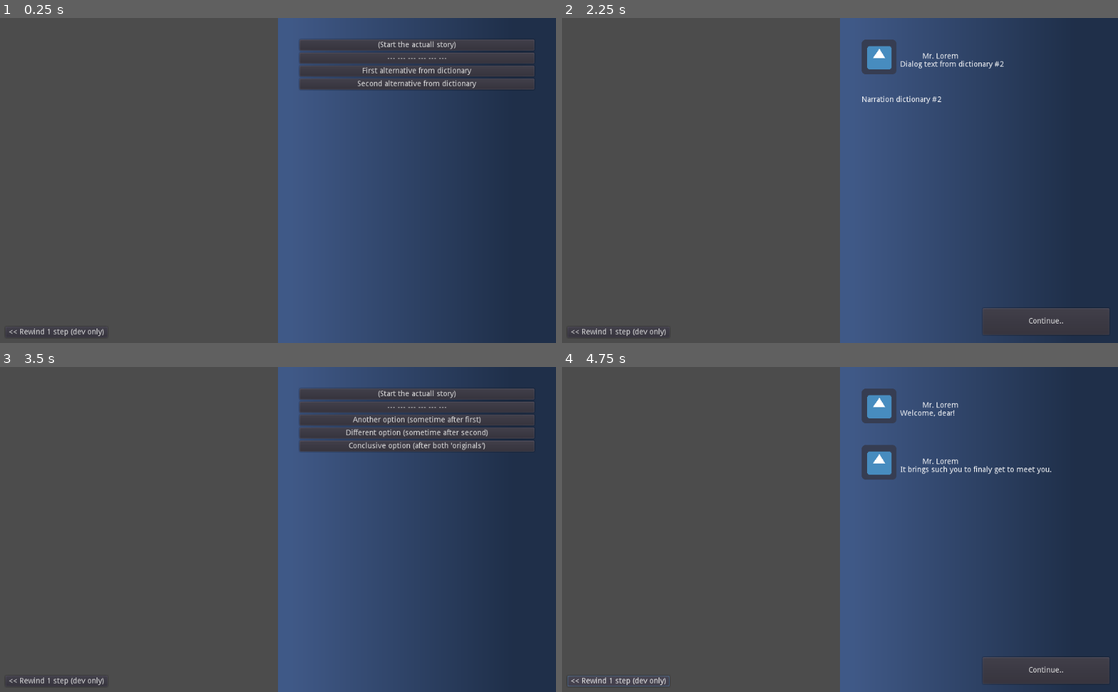
Above: before the commit, frames 1-4 (two rows, left to right).
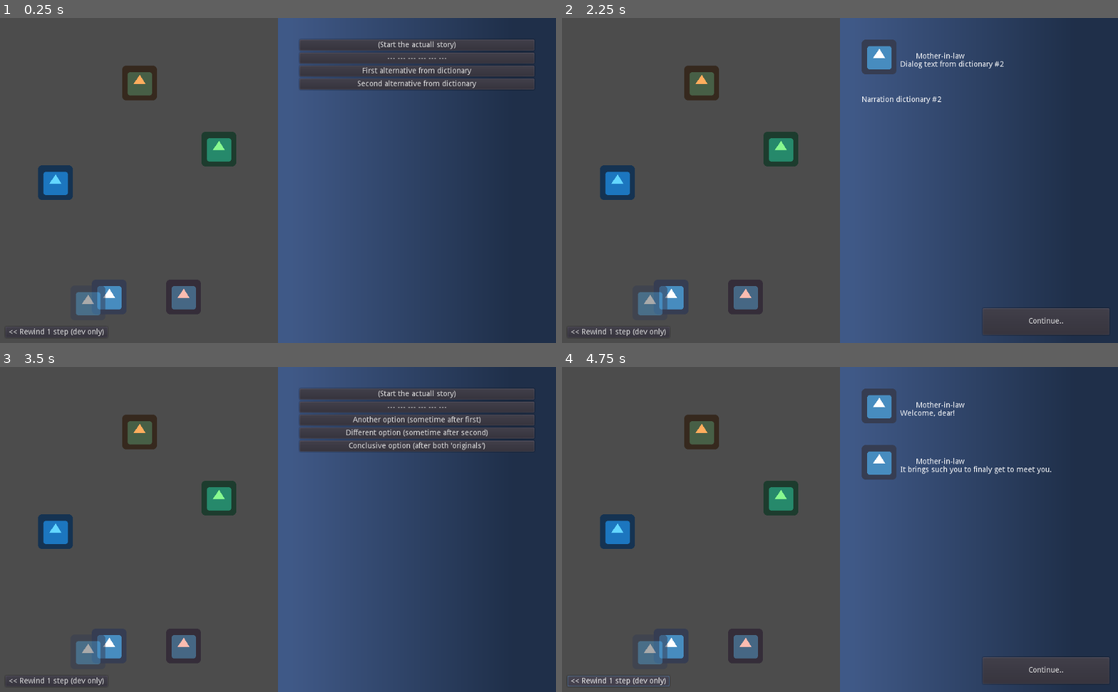
Above: after the commit, the same moments.

Repository: jordgubben/gw24-fam-andersson
Game: Godot game, scene res://FamilyDinner.tscn
Same seed, same stepped clock (60 frames per second), same inputs: the game is played once before the commit and once after it. The engine's default icon, where the game draws it, is replaced by a stand-in: a white triangle on a blue panel in a dark square.
Inputs:
- Up to frame 1 (0.25 s): no input
- Up to frame 2 (2.25 s): click "First alternative from dictio…" at 0.5 s; click "Continue.." at 1.25 s; click "Second alternative from dicti…" at 2 s
- Up to frame 3 (3.5 s): click "Continue.." at 2.75 s
- Up to frame 4 (4.75 s): click "(Start the actuall story)" at 3.5 s; click "<< Rewind 1 step (dev only)" at 4.25 s

The runs differ from the first frame. In frame 1, 2.9% of the frame differs, in the area x 6-43%, y 14-92%; in frame 2, 3.0%; in frame 3, 2.9%; in frame 4, 3.1%, in the area x 6-73%, y 10-92%.

Commit message:
Display speaker names

Diff:
--- a/FamilyDinner.gd
+++ b/FamilyDinner.gd
@@ -101,7 +101,7 @@
 	"---": ConversationSegment.new("--- --- --- --- --- ---", [	], [	]),
 
 	"#1": ConversationSegment.new("First alternative from dictionary", [], [
-		{"speaker": "Godot mascot", "text": "Dialog text from dictionary #1"},
+		{"speaker": "father-in-law", "text": "Dialog text from dictionary #1"},
 		{"text": "Narration dictionary #1"},
 	]),
 	"#1a": ConversationSegment.new("Another option (sometime after first)", [
@@ -110,7 +110,7 @@
 		{"text": "Follow up on #1"},
 	]),
 	"#2": ConversationSegment.new("Second alternative from dictionary", [], [
-		{"speaker": "Godot mascot", "text": "Dialog text from dictionary #2"},
+		{"speaker": "mother-in-law", "text": "Dialog text from dictionary #2"},
 		{"text": "Narration dictionary #2"},
 	]),
 	"#2a": ConversationSegment.new("Different option (sometime after second)", [
@@ -157,10 +157,14 @@
 	# Hide options
 	_options_panel.visible = false
 
+	var speakers = {}
+	for c in $dining_room_occupants.get_children():
+		speakers[c.name] = c
+
 	# Present narrative pannel
 	_narrative_panel.clear();
 	var segment:ConversationSegment = _potential_conversations[key]
-	segment.present(_narrative_panel)
+	segment.present(speakers, _narrative_panel)
 	_narrative_panel.visible = true
 
 	# Record as passed conversation
@@ -211,11 +215,15 @@
 		#
 		return false
 
-	func present(out):
+	func present(speakers, out):
 		for el in self.narrative:
 			match el:
-				{"text": var text, "speaker": var speaker}:
-					out.queue_dialouge(speaker, text)
+				{"text": var text, "speaker": var speaker_id}:
+					if speaker_id in speakers:
+						var speaker = speakers[speaker_id]
+						out.queue_dialouge(speaker, text)
+					else:
+						printerr("Unknown speaker: ", speaker_id)
 
 				{"text": var text}:
 					out.queue_narration(text)
--- a/FamilyDinner.tscn
+++ b/FamilyDinner.tscn
@@ -1,11 +1,56 @@
-[gd_scene load_steps=4 format=2]
+[gd_scene load_steps=6 format=2]
 
 [ext_resource path="res://FamilyDinner.gd" type="Script" id=1]
 [ext_resource path="res://ui/OptionsPanel.tscn" type="PackedScene" id=2]
 [ext_resource path="res://ui/NarrativePanel.tscn" type="PackedScene" id=3]
+[ext_resource path="res://icon.png" type="Texture" id=4]
+[ext_resource path="res://Person.gd" type="Script" id=5]
 
 [node name="FamilyDinner" type="Node2D"]
 script = ExtResource( 1 )
+
+[node name="dining_room_occupants" type="Node" parent="."]
+
+[node name="mother-in-law" type="Sprite" parent="dining_room_occupants"]
+modulate = Color( 0.392157, 0.843137, 1, 1 )
+position = Vector2( 102, 304 )
+texture = ExtResource( 4 )
+script = ExtResource( 5 )
+speaker_name = "Mother-in-law"
+
+[node name="sister-in-law" type="Sprite" parent="dining_room_occupants"]
+modulate = Color( 0.533333, 0.976471, 0.560784, 1 )
+position = Vector2( 403, 242 )
+texture = ExtResource( 4 )
+script = ExtResource( 5 )
+speaker_name = "Sister-in-law"
+
+[node name="significant_other" type="Sprite" parent="dining_room_occupants"]
+modulate = Color( 0.984314, 0.737255, 0.690196, 1 )
+position = Vector2( 338, 515 )
+texture = ExtResource( 4 )
+script = ExtResource( 5 )
+speaker_name = "Significant other"
+
+[node name="father-in-law" type="Sprite" parent="dining_room_occupants"]
+modulate = Color( 1, 0.678431, 0.364706, 1 )
+position = Vector2( 257, 120 )
+texture = ExtResource( 4 )
+script = ExtResource( 5 )
+speaker_name = "Father in law"
+
+[node name="me" type="Sprite" parent="dining_room_occupants"]
+position = Vector2( 201, 515 )
+texture = ExtResource( 4 )
+script = ExtResource( 5 )
+speaker_name = "Me"
+
+[node name="inner_voice" type="Sprite" parent="dining_room_occupants"]
+modulate = Color( 1, 1, 1, 0.52549 )
+position = Vector2( 162, 526 )
+texture = ExtResource( 4 )
+script = ExtResource( 5 )
+speaker_name = "My inner voice"
 
 [node name="ui" type="Control" parent="."]
 anchor_right = 1.0
@@ -13,6 +58,7 @@
 margin_right = 1024.0
 margin_bottom = 600.0
 __meta__ = {
+"_edit_lock_": true,
 "_edit_use_anchors_": false
 }
 
--- /dev/null
+++ b/Person.gd
@@ -0,0 +1,3 @@
+extends Sprite
+
+export(String) var speaker_name
--- a/ui/NarrativePanel.gd
+++ b/ui/NarrativePanel.gd
@@ -1,4 +1,6 @@
 extends Control
+
+const Person = preload("res://Person.gd")
 
 var DialougeBox: PackedScene = preload("res://ui/DialougeBox.tscn")
 var NarrationBox: PackedScene = preload("res://ui/NarrationBox.tscn")
@@ -9,8 +11,9 @@
 	# Remove placeholders
 	clear()
 
-func queue_dialouge(speaker: String, dialoug: String):
+func queue_dialouge(speaker: Person, dialoug: String):
 	var d = DialougeBox.instance()
+	d.get_node("speaker_name").text = speaker.speaker_name
 	d.get_node("dialouge_label").bbcode_text = dialoug
 	$margin/vbox.add_child(d)
 
@@ -21,7 +24,7 @@
 
 func clear():
 	for c in $margin/vbox.get_children():
-		self.remove_child(c)
+		$margin/vbox.remove_child(c)
 		c.queue_free()
 
 func _on_continue_button_pressed():
